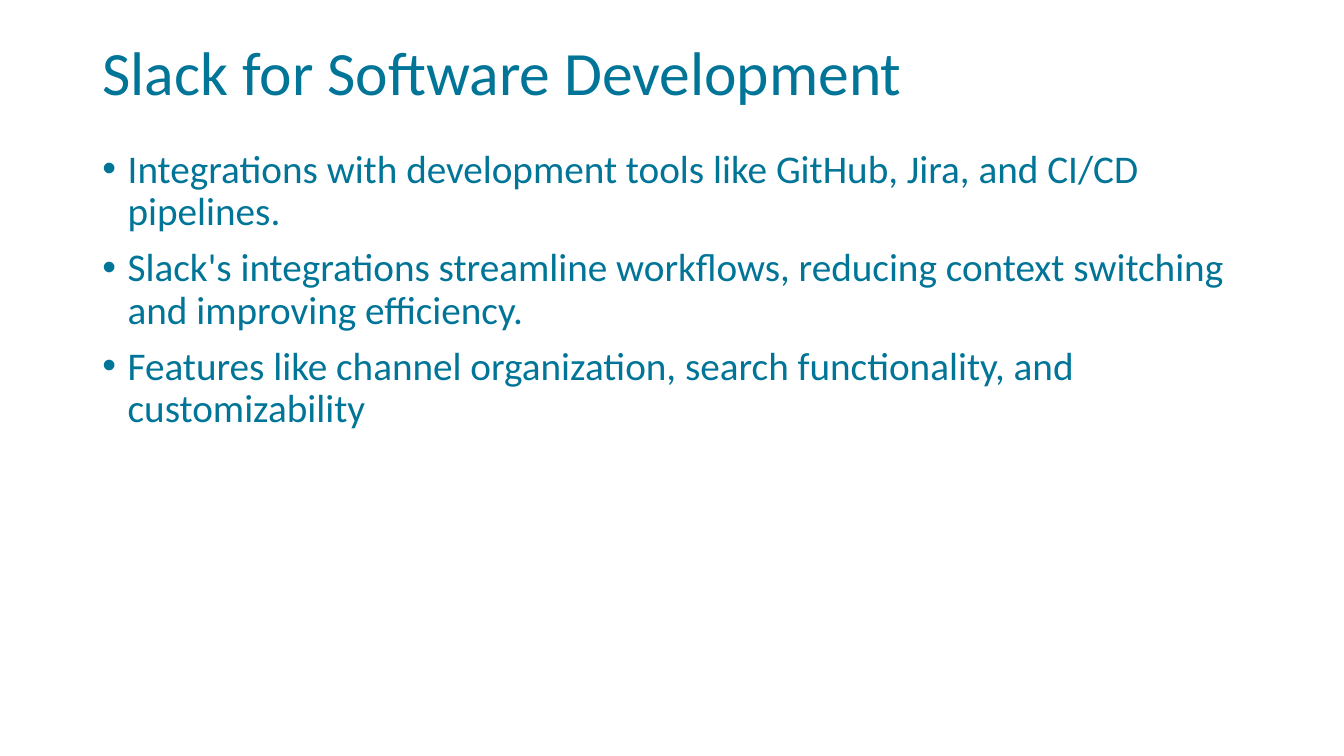
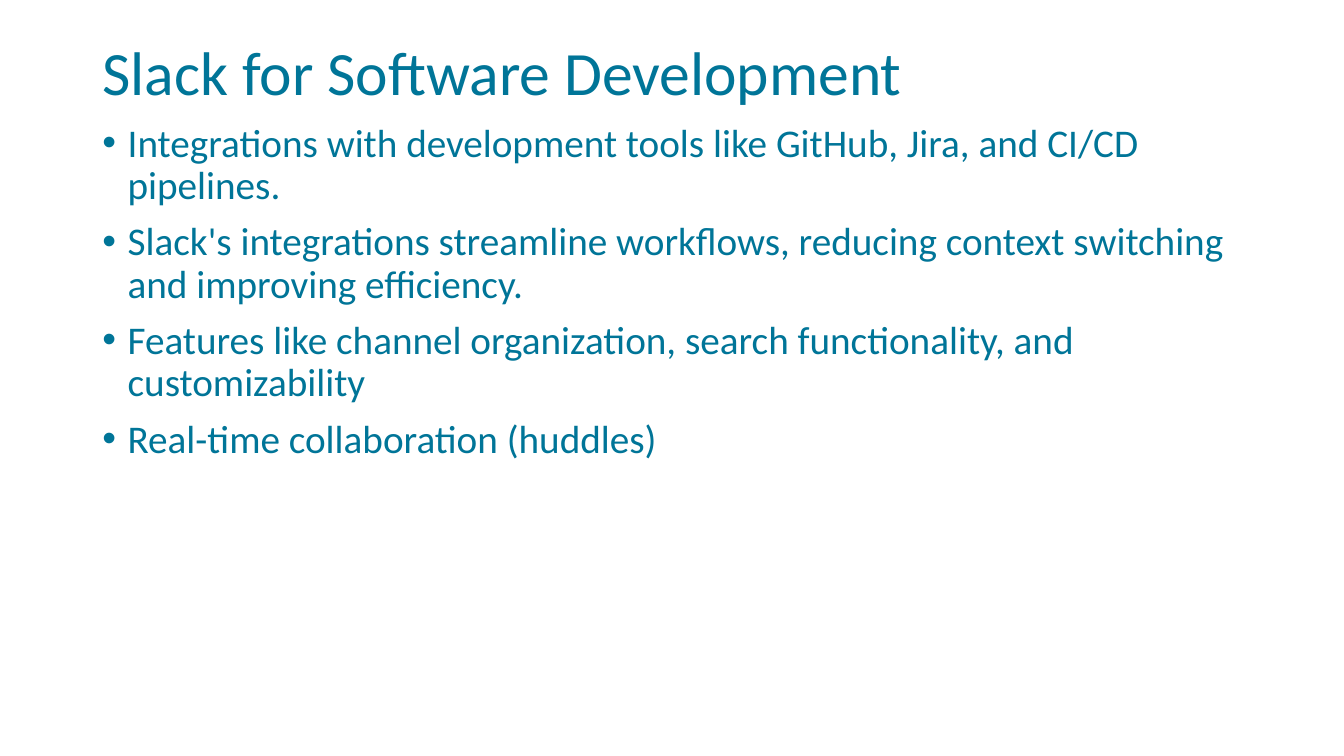
Before and after one commit to FSCJ-FacultyDev/HITEC2024, a slide deck: slide 5 of LeveragingSlackForStudentCollaboration.pptx. Drawn at 1344x756 pixels with LibreOffice and Linux fonts; fonts in the diff are those of the drawing; background and template pictures are left out. Boxes give left, top, right and bottom in pixels: in the first picture for what was removed or moved away, otherwise in the second. Text is boxed around its words. In the diff, an @@ line names an element or a change of style, - is before the commit and + after.

Commit message:
Added organization, admin slides

```diff
--- a/LeveragingSlackForStudentCollaboration.pptx
+++ b/LeveragingSlackForStudentCollaboration.pptx
@@ text "Integrations with development tools like ...": place and size @@
-text "Integrations with development tools like ..." at bbox=[128, 155, 1223, 429]
+text "Integrations with development tools like ..." at bbox=[128, 129, 1223, 459]
@@ text at bbox=[128, 424, 657, 459]: paragraph added @@
+• Real-time collaboration (huddles)
```
Also in this commit, not shown: 5 other slides changed, 5 slides added.
